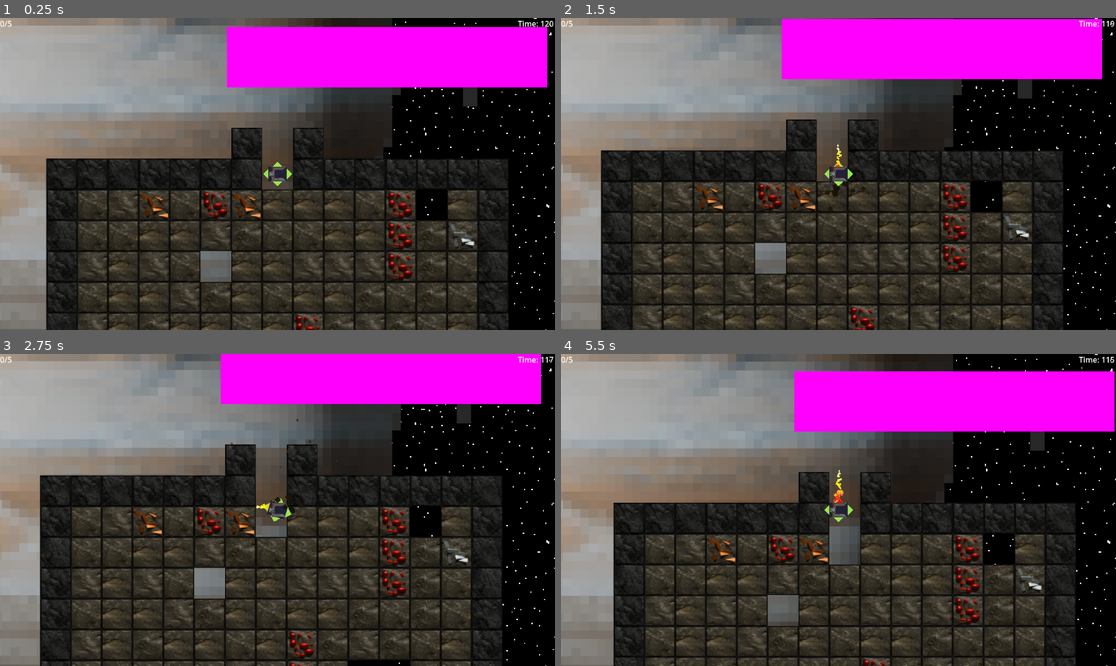
Above: before the commit, frames 1-4 (two rows, left to right).
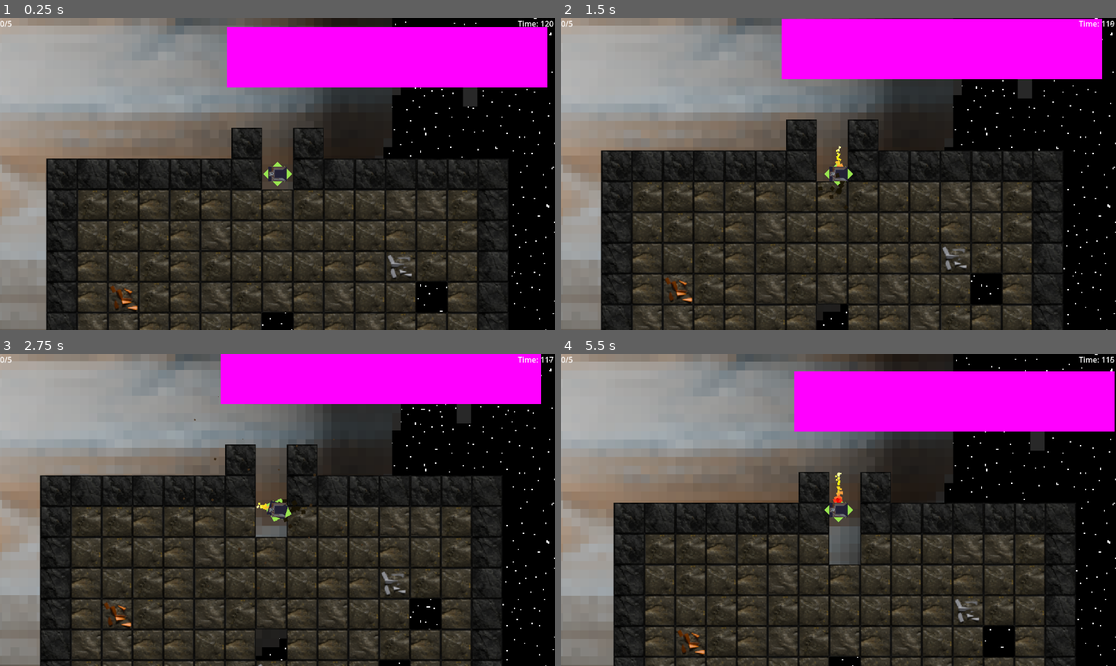
Above: after the commit, the same moments.

Repository: MissionToPsyche-Iridium/iridium_21q_web_game-csu
Game: Godot game, scene res://Scenes/pre.tscn
Same seed, same stepped clock (60 frames per second), same inputs: the game is played once before the commit and once after it.
Inputs:
- Up to frame 1 (0.25 s): no input
- Up to frame 2 (1.5 s): hold D (right) 0.53-1.28 s; tap Space (Leave) at 0.6, 1.35 s; hold S (down) from 1.28 s (still down)
- Up to frame 3 (2.75 s): release S (down) at 2.03 s; hold D (right) from 2.03 s (still down); tap Space (Leave) at 2.1 s
- Up to frame 4 (5.5 s): release D (right) at 2.78 s; hold W (up) 2.78-3.53 s; tap Space (Leave) every 0.75 s from 2.85 to 5.1 s; hold A (left) 3.53-5.03 s; hold S (down) from 5.03 s (still down)

The runs differ from the first frame. In frame 1, 7.1% of the frame differs, in the area x 8-92%, y 45-100%; in frame 2, 7.7%; in frame 3, 7.9%, in the area x 7-91%, y 13-100%; in frame 4, 6.7%.

Commit message:
Fixed layersbeforegen bug

Diff:
--- a/scripts/mine.gd
+++ b/scripts/mine.gd
@@ -23,7 +23,7 @@
 	2: 5,
 	3: 5,
 	5: 0,
-	7: 20
+	7: 0
 }
 
 var orecount = { #Dict to hold the count of tiles.
@@ -123,8 +123,10 @@
 #Places ores on the mine.
 	for key in orereq:
 		while orereq[key] > 0:
-			var randx = randi_range(0, width-1)
-			var randy = randi_range(0+layersbeforegen, height-1)
+			randi_range(layersbeforegen, height-1)
+			var randx = randi_range(layersbeforegen, height-1)
+			var randy = randi_range(0, width-1)
+			print(randx, " ",randy)
 			if grid[randx][randy] == 1: # If the grid has a rock in the place we wish to gen.
 				grid[randx][randy] = key
 				orereq[key] -= 1 #Remove 1 ore from that key.
